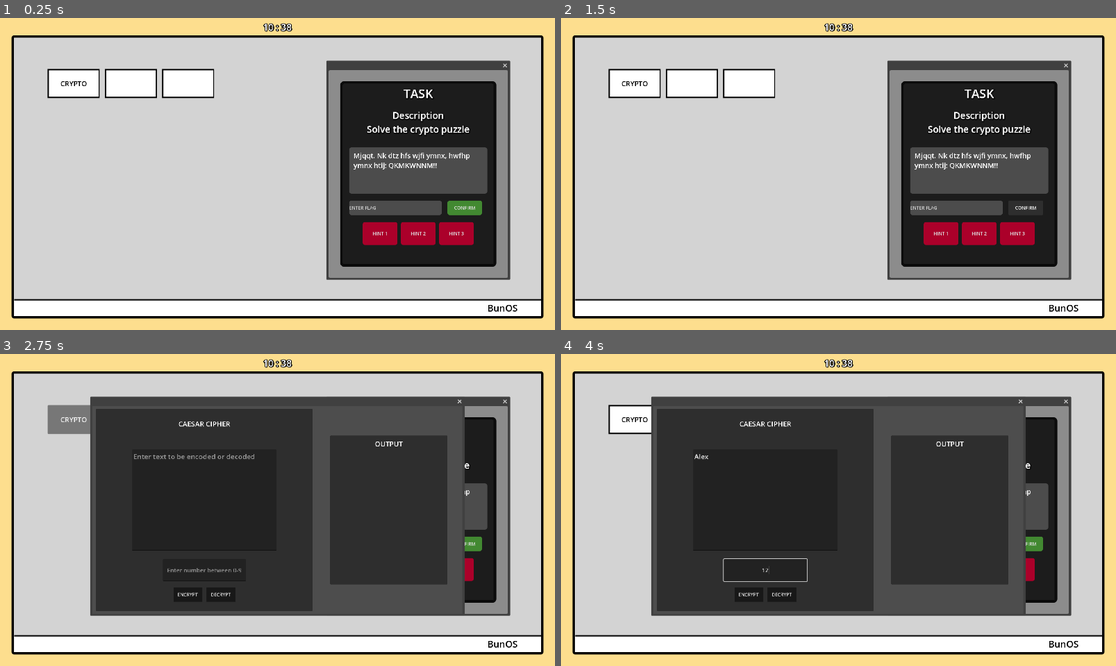
Above: before the commit, frames 1-4 (two rows, left to right).
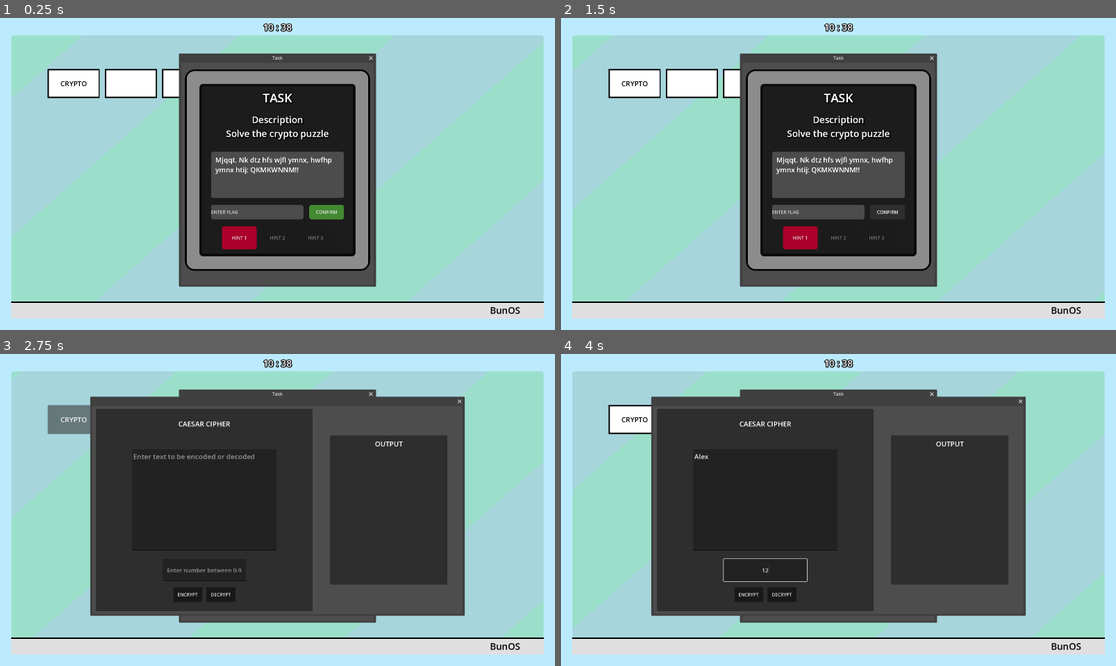
Above: after the commit, the same moments.

Repository: sandre-to/bachelor2026-frontend
Game: Godot game, scene res://scenes/desktop/desktop_environment.tscn
Two runs of this game, one before a commit and one after it. Both use one fixed random seed, a clock stepped at 60 frames per second and the inputs below.
Inputs (mouse positions are in pixels of both pictures, inside the frame that each line leads up to):
- Up to frame 1 (0.25 s): no input
- Up to frame 2 (1.5 s): click "CONFIRM" at 0.5 s; click "CONFIRM" at 1.25 s
- Up to frame 3 (2.75 s): click "CRYPTO" at 2 s
- Up to frame 4 (4 s): click (766, 500) at 2.77 s; type "Alex" at 2.85 s; click (766, 569) at 3 s; type "12" at 3.08 s; click (749, 419) at 3.5 s

The runs differ from the first frame. In frame 1, 96% of the frame differs, in the area x 0-100%, y 0-100%; in frame 2, 96%; in frame 3, 52%; in frame 4, 52%.

Commit message:
prøvde med shaders

Diff:
--- a/assets/tasks/base_task.tscn
+++ b/assets/tasks/base_task.tscn
@@ -4,11 +4,11 @@
 
 [sub_resource type="StyleBoxFlat" id="StyleBoxFlat_43dnk"]
 bg_color = Color(0.78431374, 0.78431374, 0.78431374, 0.5176471)
-border_width_left = 4
-border_width_top = 4
-border_width_right = 4
-border_width_bottom = 4
-border_color = Color(0, 0, 0, 0)
+border_width_left = 6
+border_width_top = 6
+border_width_right = 6
+border_width_bottom = 6
+border_color = Color(0, 0, 0, 1)
 corner_radius_top_left = 32
 corner_radius_top_right = 32
 corner_radius_bottom_right = 32
@@ -63,17 +63,17 @@
 grow_vertical = 2
 
 [node name="OuterPanel" type="Panel" parent="." unique_id=1516989610]
-custom_minimum_size = Vector2(640, 360)
+custom_minimum_size = Vector2(640, 500)
 layout_mode = 1
 anchors_preset = 8
 anchor_left = 0.5
 anchor_top = 0.5
 anchor_right = 0.5
 anchor_bottom = 0.5
-offset_left = -313.0
-offset_top = -371.0
-offset_right = 313.0
-offset_bottom = 371.0
+offset_left = -320.0
+offset_top = -362.0
+offset_right = 320.0
+offset_bottom = 335.0
 grow_horizontal = 2
 grow_vertical = 2
 theme_override_styles/panel = SubResource("StyleBoxFlat_43dnk")
@@ -99,10 +99,10 @@
 anchors_preset = 15
 anchor_right = 1.0
 anchor_bottom = 1.0
-offset_left = 31.0
-offset_top = 13.0
-offset_right = -31.0
-offset_bottom = -19.0
+offset_left = 40.0
+offset_top = 27.5
+offset_right = -40.0
+offset_bottom = -33.5
 grow_horizontal = 2
 grow_vertical = 2
 theme_override_constants/separation = 24
@@ -145,6 +145,7 @@
 theme_override_font_sizes/normal_font_size = 24
 text = "Mjqqt. Nk dtz hfs wjfi ymnx, hwfhp ymnx htij: QKMKWNNM!!"
 autowrap_trim_flags = 128
+context_menu_enabled = true
 selection_enabled = true
 
 [node name="FlagAndConfirm" type="HBoxContainer" parent="OuterPanel/MarginContainer/InnerPanel/VBoxContainer" unique_id=78205528]
@@ -183,6 +184,7 @@
 layout_mode = 2
 theme_override_styles/normal = SubResource("StyleBoxFlat_4rgci")
 theme_override_styles/hover = SubResource("StyleBoxFlat_4rgci")
+disabled = true
 text = "HINT 2"
 
 [node name="Button3" type="Button" parent="OuterPanel/MarginContainer/InnerPanel/VBoxContainer/HintContainer" unique_id=2012168441]
@@ -190,4 +192,5 @@
 layout_mode = 2
 theme_override_styles/normal = SubResource("StyleBoxFlat_4rgci")
 theme_override_styles/hover = SubResource("StyleBoxFlat_4rgci")
+disabled = true
 text = "HINT 3"
--- a/assets/tools/caesar_cipher/caesar_cipher.tscn
+++ b/assets/tools/caesar_cipher/caesar_cipher.tscn
@@ -154,6 +154,7 @@
 grow_vertical = 2
 focus_mode = 2
 theme_override_font_sizes/normal_font_size = 32
+context_menu_enabled = true
 horizontal_alignment = 1
 vertical_alignment = 1
 selection_enabled = true
--- /dev/null
+++ b/globals/http_manager/http_manager.gd
@@ -0,0 +1,23 @@
+extends Node
+
+@export var url: String = ""
+@onready var http_request: HTTPRequest = $HTTPRequest
+
+signal request_success(data: Dictionary)
+signal request_failed(code: int)
+
+func _ready() -> void:
+	# Send et signal når HTTP forespørsel er ferdig.
+	http_request.request_completed.connect(_on_request_completed)
+
+	if url == "":
+		return
+
+	http_request.request(url)
+
+func _on_request_completed(
+	result: int,
+	response_code: int,
+	headers: PackedStringArray,
+	body: PackedByteArray) -> void:
+	print("Request finished")
--- /dev/null
+++ b/globals/http_manager/http_manager.tscn
@@ -0,0 +1,8 @@
+[gd_scene format=3 uid="uid://cavqb22lgnfdx"]
+
+[ext_resource type="Script" uid="uid://ddx4vqvy8uoof" path="res://globals/http_manager/http_manager.gd" id="1_1x3f8"]
+
+[node name="HTTPManager" type="Node" unique_id=130088729]
+script = ExtResource("1_1x3f8")
+
+[node name="HTTPRequest" type="HTTPRequest" parent="." unique_id=818179279]
--- a/project.godot
+++ b/project.godot
@@ -21,6 +21,7 @@
 [autoload]
 
 SceneManager="*uid://bs5rjynbtaxhk"
+HttpManager="*uid://cavqb22lgnfdx"
 
 [display]
 
@@ -31,6 +32,10 @@
 [dotnet]
 
 project/assembly_name="CTF Project"
+
+[editor_plugins]
+
+enabled=PackedStringArray("res://addons/moderntitlebar/plugin.cfg")
 
 [file_customization]
 
@@ -55,6 +60,5 @@
 
 [rendering]
 
-textures/canvas_textures/default_texture_filter=0
 renderer/rendering_method="gl_compatibility"
 renderer/rendering_method.mobile="gl_compatibility"
--- a/scenes/desktop/desktop_environment.tscn
+++ b/scenes/desktop/desktop_environment.tscn
@@ -3,7 +3,17 @@
 [ext_resource type="Theme" uid="uid://bg64qtkijul1s" path="res://scenes/desktop/desktop_theme.tres" id="1_enld1"]
 [ext_resource type="Script" uid="uid://boyuscxxnyxtc" path="res://scenes/desktop/desktop_environment.gd" id="2_bpu8p"]
 [ext_resource type="PackedScene" uid="uid://s46xl3ppjspc" path="res://scenes/window/window.tscn" id="3_ec86u"]
+[ext_resource type="Shader" uid="uid://bwcfes2onpcsa" path="res://scripts/shaders/desktop_environment.gdshader" id="3_ndhkw"]
 [ext_resource type="PackedScene" uid="uid://f7m1nc23t8ak" path="res://assets/tasks/base_task.tscn" id="4_lkv1q"]
+
+[sub_resource type="ShaderMaterial" id="ShaderMaterial_ifu37"]
+shader = ExtResource("3_ndhkw")
+shader_parameter/color_one = Color(0.65056074, 0.8355487, 0.8620154, 1)
+shader_parameter/color_two = Color(0.6064543, 0.8744492, 0.7951445, 1)
+shader_parameter/angle = 59.0
+shader_parameter/line_count = 25.0
+shader_parameter/speed = 0.5
+shader_parameter/blur = 0.0
 
 [sub_resource type="StyleBoxFlat" id="StyleBoxFlat_71yap"]
 bg_color = Color(0.82606, 0.82606006, 0.82606, 1)
@@ -18,7 +28,7 @@
 corner_radius_bottom_left = 8
 
 [sub_resource type="StyleBoxFlat" id="StyleBoxFlat_enld1"]
-bg_color = Color(1, 1, 1, 1)
+bg_color = Color(0.8732984, 0.8732984, 0.8732984, 1)
 border_width_top = 5
 border_color = Color(0, 0, 0, 1)
 
@@ -50,7 +60,7 @@
 anchor_bottom = 1.0
 grow_horizontal = 2
 grow_vertical = 2
-color = Color(0.991779, 0.870118, 0.5572064, 1)
+color = Color(0.73392415, 0.9157632, 0.98846465, 1)
 
 [node name="MarginContainer" type="MarginContainer" parent="." unique_id=2089317787]
 layout_mode = 1
@@ -65,6 +75,7 @@
 theme_override_constants/margin_bottom = 40
 
 [node name="Panel" type="Panel" parent="MarginContainer" unique_id=788057033]
+material = SubResource("ShaderMaterial_ifu37")
 layout_mode = 2
 theme_override_styles/panel = SubResource("StyleBoxFlat_71yap")
 
@@ -142,10 +153,10 @@
 anchor_top = 1.0
 anchor_right = 0.5
 anchor_bottom = 1.0
-offset_left = -911.0
-offset_top = -107.0
-offset_right = 912.0
-offset_bottom = -48.0
+offset_left = -922.0
+offset_top = -99.0
+offset_right = 921.0
+offset_bottom = -40.0
 grow_horizontal = 2
 grow_vertical = 0
 size_flags_vertical = 8
@@ -194,11 +205,19 @@
 horizontal_alignment = 1
 
 [node name="Window" parent="." unique_id=1351884654 instance=ExtResource("3_ec86u")]
-initial_position = 0
-position = Vector2i(1137, 180)
-size = Vector2i(620, 720)
-unresizable = true
+msaa_2d = 1
+msaa_3d = 1
+screen_space_aa = 1
+use_taa = true
+title = "Task"
+size = Vector2i(666, 769)
 
 [node name="BaseTask" parent="Window" unique_id=629482100 instance=ExtResource("4_lkv1q")]
+z_index = 10
+anchors_preset = 8
+anchor_left = 0.5
+anchor_top = 0.5
+anchor_right = 0.5
+anchor_bottom = 0.5
 
 [connection signal="pressed" from="MarginContainer/Panel/Tools/CryptoButton" to="." method="_on_crypto_button_pressed"]
--- a/scenes/login_screen/login_scene.gd
+++ b/scenes/login_screen/login_scene.gd
@@ -7,7 +7,6 @@
 @onready var register_user_button: Button = $MarginContainer/VBoxContainer/ChooseLoginOrRegister/VBoxContainer/RegisterUserButton
 
 @onready var user_label: Label = $MarginContainer/VBoxContainer/UserLabel
-@onready var http_request: HTTPRequest = $HTTPRequest
 
 # Registrer eller login panel
 @onready var log_or_reg_panel: PanelContainer = $MarginContainer/VBoxContainer/ChooseLoginOrRegister
@@ -19,23 +18,6 @@
 	log_or_reg_panel.show()
 	register_panel.hide()
 	login_panel.hide()
-
-	#Setter opp HTTP Request til en URL
-	http_request.request_completed.connect(_on_request_completed)
-	http_request.request(host_url)
-
-func _on_request_completed(_result: int, response_code: int,
-	_headers: PackedStringArray, body: PackedByteArray
-	) -> void:
-
-	var response_text := body.get_string_from_utf8()
-	print("Response code:", response_code)
-	print("Response body:", response_text)
-
-	if response_code == 200 or response_code == 201:
-		print("Registration successful!")
-	else:
-		print("Registratison failed!")
 
 func _on_register_user_button_pressed() -> void:
 	log_or_reg_panel.hide()
@@ -65,15 +47,6 @@
 
 	var json_string := JSON.stringify(user_data)
 	var headers := ["Content-Type: application/json"]
-	var error := http_request.request(
-		"http://localhost:8080/api/user/register",
-		headers,
-		HTTPClient.METHOD_POST,
-		json_string
-	)
-
-	if error != OK:
-		print("Error sending request: ", error)
 
 func _on_back_button_pressed() -> void:
 	register_panel.hide()
--- a/scenes/login_screen/login_scene.tscn
+++ b/scenes/login_screen/login_scene.tscn
@@ -26,8 +26,7 @@
 grow_horizontal = 2
 grow_vertical = 2
 script = ExtResource("1_b0h4y")
-
-[node name="HTTPRequest" type="HTTPRequest" parent="." unique_id=1494165139]
+host_url = null
 
 [node name="ColorRect" type="ColorRect" parent="." unique_id=763155201]
 layout_mode = 1
--- /dev/null
+++ b/scripts/shaders/desktop_environment.gdshader
@@ -0,0 +1,32 @@
+shader_type canvas_item;
+
+uniform vec3 color_one : source_color;
+uniform vec3 color_two : source_color;
+
+uniform float angle = 20.0;
+uniform float line_count = 20.0;
+uniform float speed = 10.0;
+uniform float blur : hint_range(0.0, 2.0, 0);
+
+vec2 rotate(vec2 uv, float rotation_angle) {
+    float radians_angle = radians(rotation_angle);
+    float cos_angle = cos(radians_angle);
+    float sin_angle = sin(radians_angle);
+    mat2 rotation_matrix = mat2(vec2(cos_angle, -sin_angle), vec2(sin_angle, cos_angle));
+    return uv * rotation_matrix;
+}
+
+float stripe(vec2 uv) {
+    return cos(uv.x * 0.0 - TIME*speed + uv.y * -line_count/2.0);
+}
+
+void fragment() {
+    vec2 uv = UV;
+    vec2 resolution = 1.0 / TEXTURE_PIXEL_SIZE;
+    float a = TEXTURE_PIXEL_SIZE.x / TEXTURE_PIXEL_SIZE.y;
+    uv.x *= a;
+    uv = rotate(uv, angle);
+    float g = stripe(uv);
+    vec3 col = mix(color_one, color_two, smoothstep(0.0, blur, g));
+    COLOR = vec4(col, 1.0);
+}
Binary file added: addons/moderntitlebar/AdobeBlank.ttf
Not shown, added: addons/moderntitlebar/AdobeBlank.ttf.import
Not shown, added: addons/moderntitlebar/Release/.gdignore
Not shown, added: addons/moderntitlebar/icon.svg
Not shown, added: addons/moderntitlebar/icon.svg.import
Not shown, added: addons/moderntitlebar/moderntitlebar.gdextension.uid
Binary file added: addons/moderntitlebar/moderntitlebar.scn
Not shown, added: addons/moderntitlebar/moderntitlebar_loader.gd
Not shown, added: addons/moderntitlebar/moderntitlebar_loader.gd.uid
Not shown, added: addons/moderntitlebar/plugin.cfg
Binary file added: addons/moderntitlebar/window_buttons.scn
Not shown, added: globals/http_manager/http_manager.gd.uid
(and 5 more such lines)
